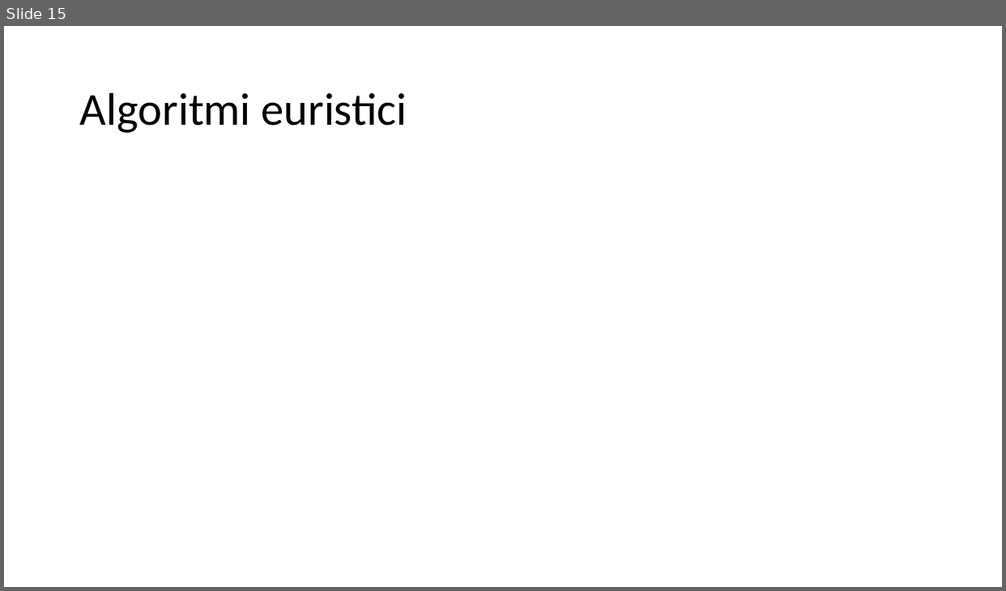
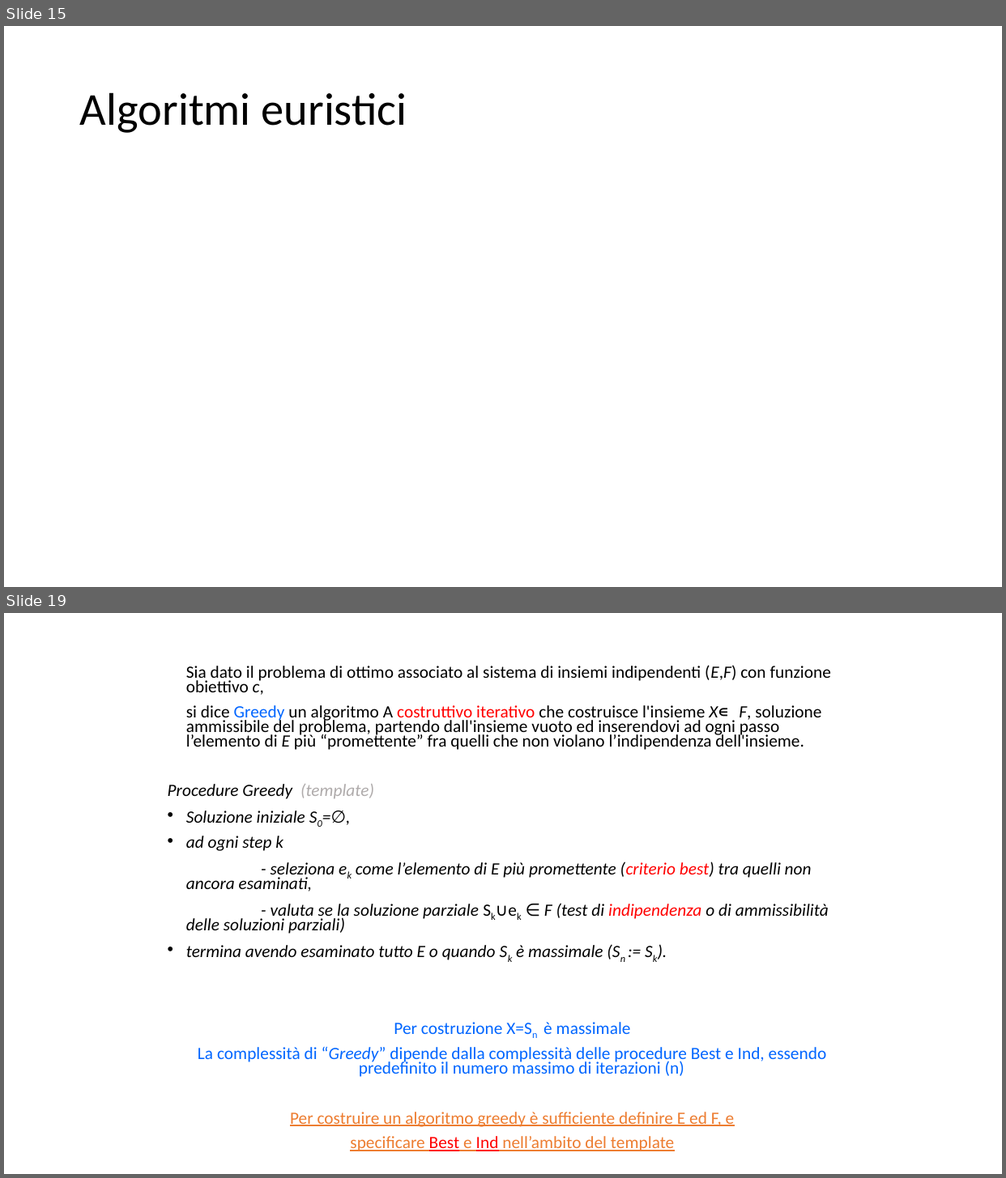
Before and after one commit to michele-vaccari/TSP-con-pick-up-and-delivery, a slide deck: doc/Draft.pptx. Shown one above the other, each under a label of ours: slide 15 before the commit, slides 15 and 19 after it; the slides between them are not shown. The pictures are 1006x591 and 1006x1178 pixels, drawn with LibreOffice and Linux fonts; fonts in the diff are those of the drawing. Boxes give left, top, right and bottom in pixels: in the first picture for what was removed or moved away, otherwise in the second. Text is boxed around its words. In the diff, an @@ line names an element or a change of style, - is before the commit and + after.

Commit message:
Add greedy template and greedy pickup first

```diff
--- a/doc/Draft.pptx
+++ b/doc/Draft.pptx
@@ slide 19 added at (4, 613, 1002, 1174), background #FFFFFF @@
@@ text added at (168, 665, 831, 1152), 16.6 pt, text #000000 @@
+Sia dato il problema di ottimo associato al sistema di insiemi indipendenti (E,F) con funzione obiettivo c,
+si dice Greedy un algoritmo A costruttivo iterativo che costruisce l'insieme X∊ F, soluzione ammissibile del problema, partendo dall'insieme vuoto ed inserendovi ad ogni passo l’elemento di E più “promettente” fra quelli che non violano l’indipendenza dell'insieme.
+Procedure Greedy (template)
+• Soluzione iniziale S0=∅,
+• ad ogni step k
+- seleziona ek come l’elemento di E più promettente (criterio best) tra quelli non ancora esaminati,
+- valuta se la soluzione parziale Sk∪ek ∈ F (test di indipendenza o di ammissibilità delle soluzioni parziali)
+• termina avendo esaminato tutto E o quando Sk è massimale (Sn := Sk).
+Per costruzione X=Sn è massimale
+La complessità di “Greedy” dipende dalla complessità delle procedure Best e Ind, essendo predefinito il numero massimo di iterazioni (n)
+Per costruire un algoritmo greedy è sufficiente definire E ed F, e
+specificare Best e Ind nell’ambito del template
```
Also in this commit, not shown: 6 slides changed, 10 other slides added, 4 other files.
